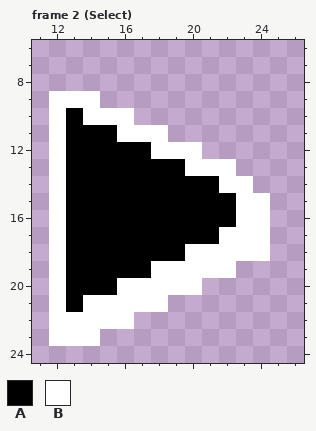
Pixel-art file -- Assets/Sprites/RightArrow.aseprite. That is the earlier state.
32x32 pixels, 4 frames. Shown: frame 2 (Select): x 11..26, y 6..24. The commit also changed other frames, which this record leaves out.
Palette (. is transparent): A #000000  B #ffffff
Pixels before, frame 2 (Select), first column x 12:
 9 BBB..........
10 BABBB........
11 BAAABBB......
12 BAAAAABBB....
13 BAAAAAAABBB..
14 BAAAAAAAAABB.
15 BAAAAAAAAAABB
16 BAAAAAAAAAABB
17 BAAAAAAAAABBB
18 BAAAAAAABBBBB
19 BAAAAABBBBB..
20 BAAABBBBB....
21 BABBBBB......
22 BBBBB........
23 BBB..........
And afterwards:
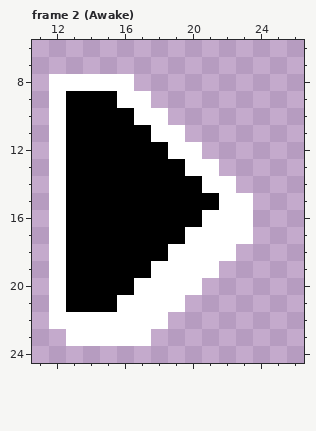
What changed:
Changed rows in their new state; - is an unchanged pixel.
Frame 2 (Awake):
first column x 12:
 8 BBBBB--------
 9 -AAABB-------
10 --AAABB------
11 ----AA-B-----
12 ------A------
13 ----------.--
14 ---------B-.-
15 ----------B-.
16 ---------BB-.
17 --------BB--.
18 -------B---..
19 ----------.--
20 ----A--------
21 --AA---B-----
22 -----BB------
23 .--BBB-------
Changed places in both pictures, as pixel boxes (x1, y1, x2, y2):
changed: (49, 74, 270, 346)
